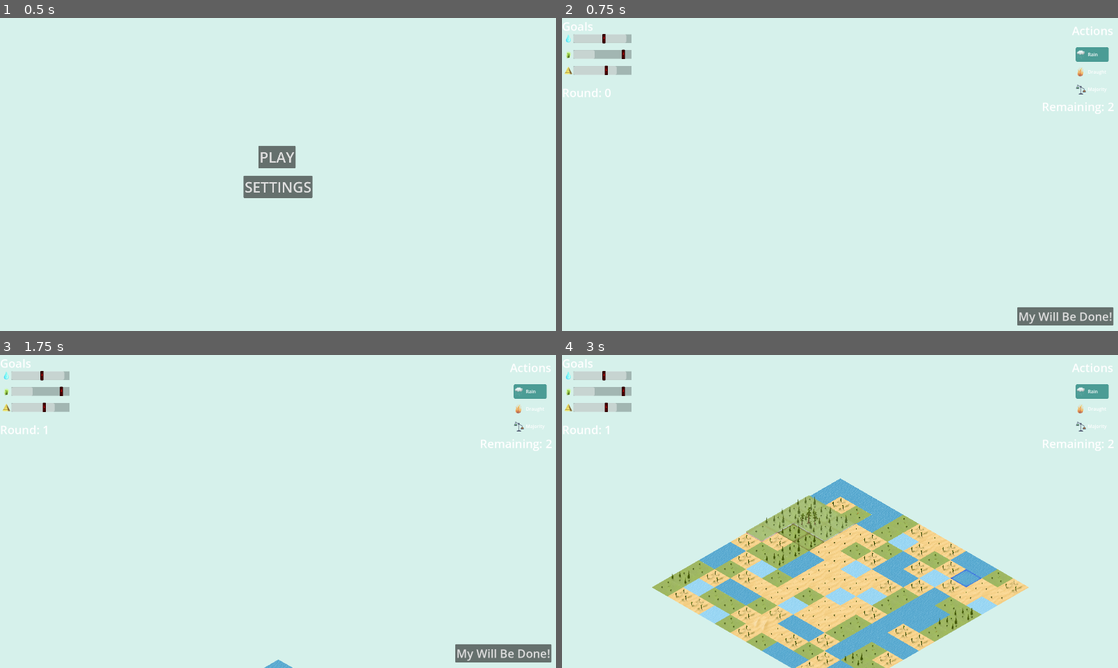
Above: before the commit, frames 1-4 (two rows, left to right).
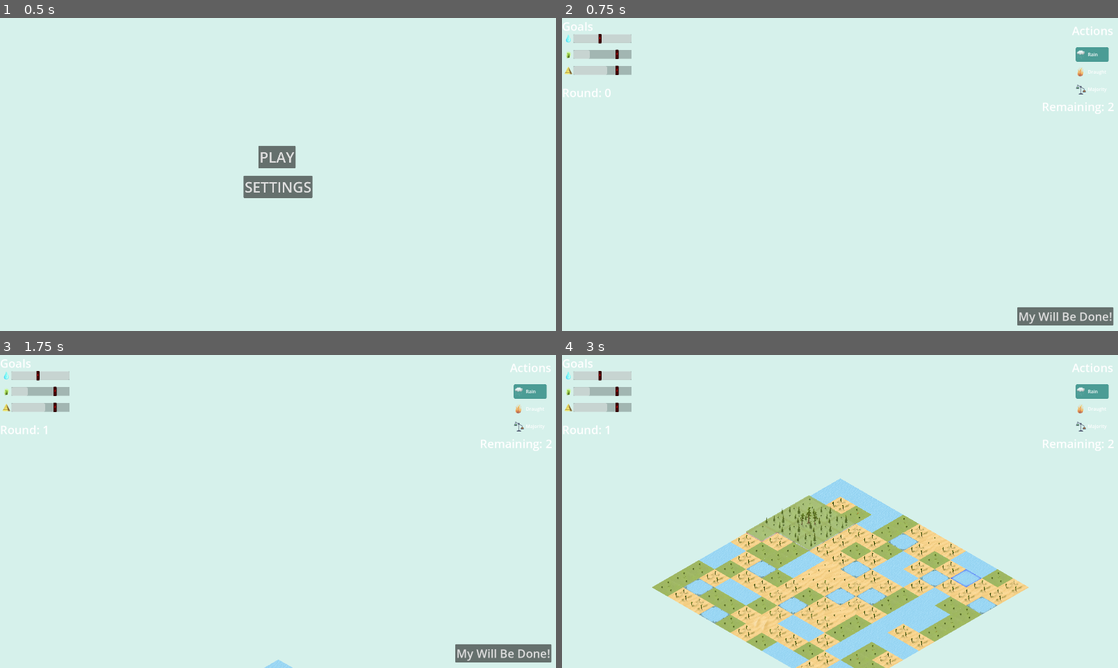
Above: after the commit, the same moments.

Repository: matouseek/game_jam_24
Game: Godot game, scene res://scenes/menu.tscn
The game is run twice, just before and just after one commit, with the same random seed, the same clock (stepped at 60 frames per second) and the same inputs. The engine's default icon, where the game draws it, is replaced by a stand-in: a white triangle on a blue panel in a dark square.
Inputs (mouse positions are in pixels of both pictures, inside the frame that each line leads up to):
- Up to frame 1 (0.5 s): no input
- Up to frame 2 (0.75 s): click "PLAY" at 0.5 s
- Up to frame 3 (1.75 s): click "My Will Be Done!" at 1.25 s
- Up to frame 4 (3 s): click "My Will Be Done!" at 2 s; tap Enter (ui_accept) at 2.75 s; move the mouse to (962, 495) at 2.77 s; press the mouse at (962, 495) at 2.78 s; hold D (right) from 2.78 s (still down)

Frame 1 is identical in both runs. In frame 2, 0.2% of the frame differs, in the area x 4-13%, y 5-19%; in frame 3, 0.3%; in frame 4, 6.8%, in the area x 4-80%, y 5-100%.

Commit message:
New tilesets and tier mechanics tweak

Diff:
--- a/scripts/environment.gd
+++ b/scripts/environment.gd
@@ -250,13 +250,20 @@
 			return G.TileTier.MEDIUM
 		else:
 			return G.TileTier.HIGH
-	else:
-		if friends_count < 2:
+	elif tile.type == G.TileTypes.DESERT:
+		if friends_count < 3:
 			return G.TileTier.LOW
 		elif friends_count < 4:
 			return G.TileTier.MEDIUM
 		else:
 			return G.TileTier.HIGH
+	else:
+		if friends_count < 3:
+			return G.TileTier.LOW
+		elif friends_count < 4:
+			return G.TileTier.MEDIUM
+		else:
+			return G.TileTier.HIGH
 
 func get_tile_source_id(tile : WorldTile) -> int:
 	return tile.type * type_modulo + tile.tier * tier_modulo
Binary file changed: assets/Tiles/tileset_water_tier1.png
Not shown, changed: assets/Tiles/tileset_water_tier1.png.import
Binary file changed: assets/Tiles/tileset_water_tier2.png
Binary file changed: assets/Tiles/tileset_water_tier3.png
Not shown: 1 places in assets/tilesets/terrain.tres that only renumber resources
Not shown: 1 places in scenes/hud.tscn that only renumber resources
